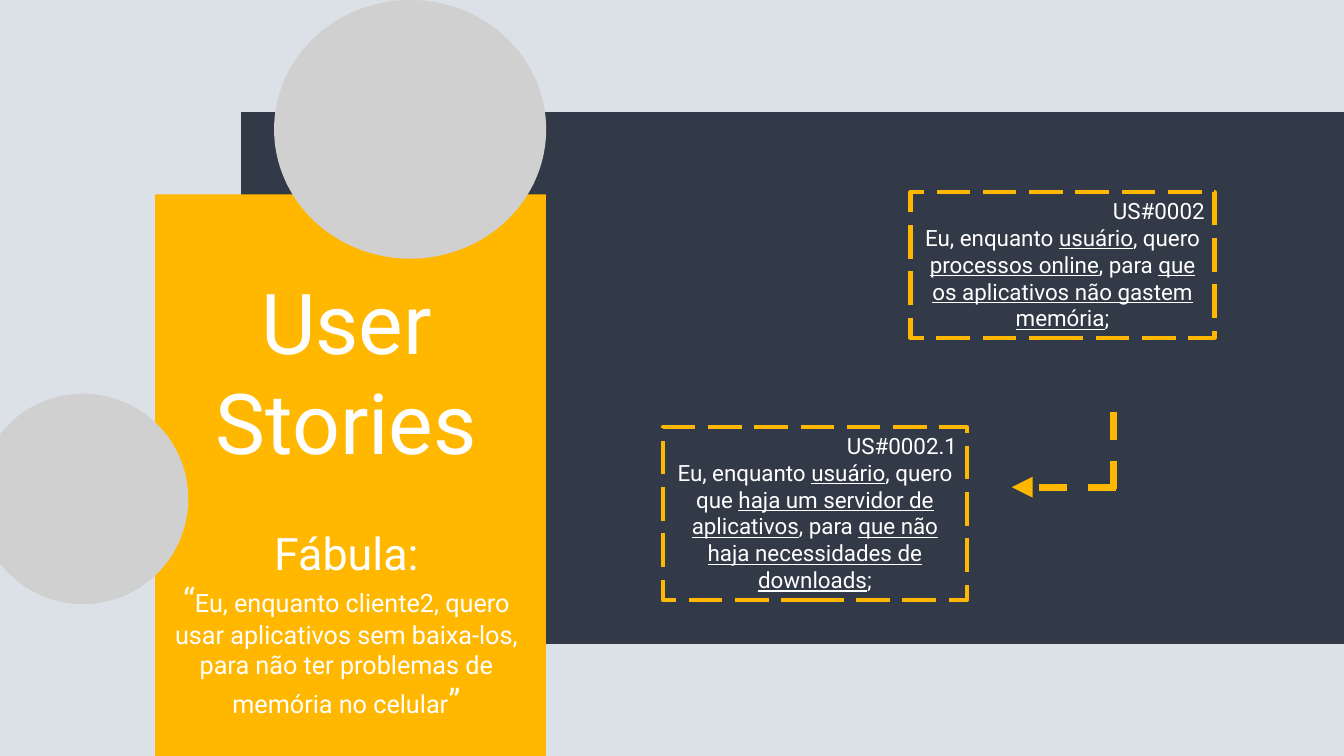
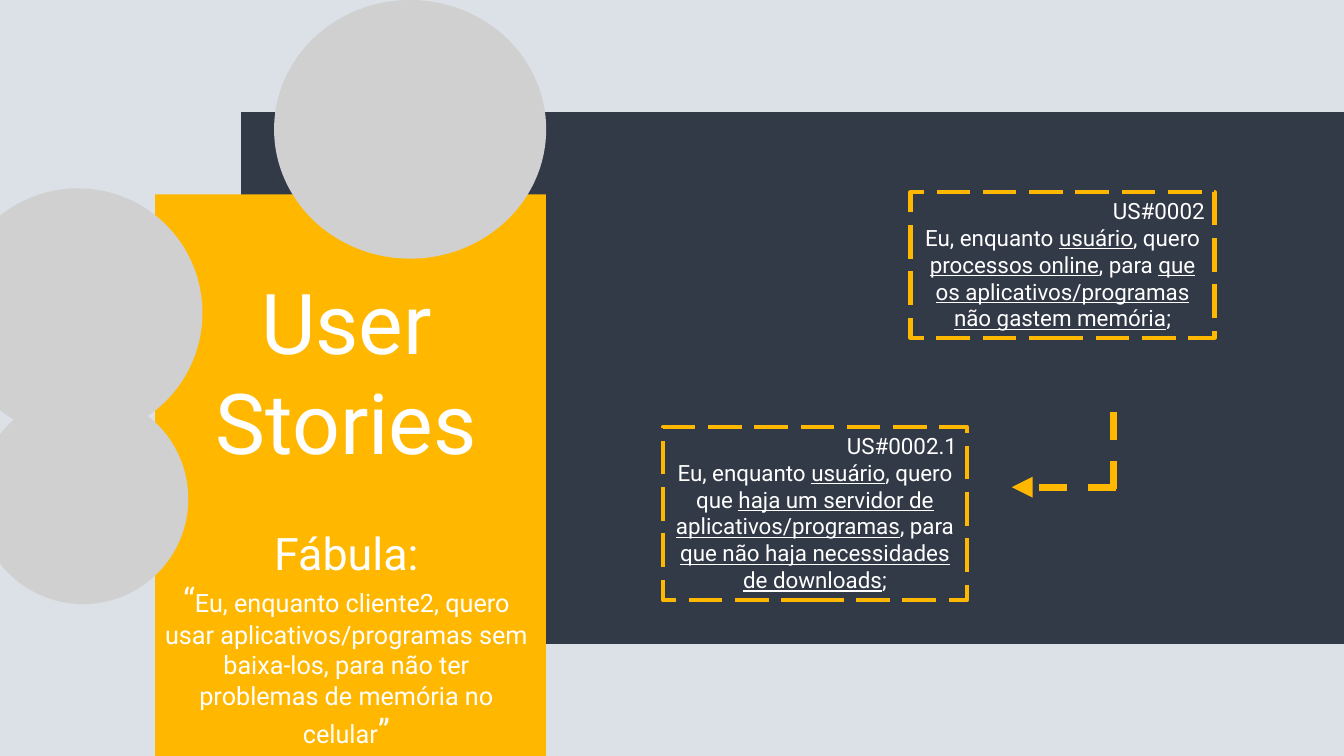
Before and after one commit to henrique-zigon/primeiro-repositorio, a slide deck: slide 4 of Analise_de_Sistemas/trabalho individual.pptx. Drawn at 1344x756 pixels with LibreOffice and Linux fonts; fonts in the diff are those of the drawing; grey boxes stand for pictures. Boxes give left, top, right and bottom in pixels: in the first picture for what was removed or moved away, otherwise in the second. Text is boxed around its words. In the diff, an @@ line names an element or a change of style, - is before the commit and + after.

```diff
--- a/Analise_de_Sistemas/trabalho individual.pptx
+++ b/Analise_de_Sistemas/trabalho individual.pptx
@@ picture added at <box>0,189,203,438</box> @@
@@ text in rectangle at <box>925,229,1200,331</box>: text changed @@
-Eu, enquanto usuário, quero processos online, para que os aplicativos não gastem memória;
+Eu, enquanto usuário, quero processos online, para que os aplicativos/programas não gastem memória;
@@ text in rectangle at <box>676,464,954,592</box>: text changed @@
-Eu, enquanto usuário, quero que haja um servidor de aplicativos, para que não haja necessidades de downloads;
+Eu, enquanto usuário, quero que haja um servidor de aplicativos/programas, para que não haja necessidades de downloads;
@@ text at <box>165,593,527,744</box>: text changed @@
-“Eu, enquanto cliente2, quero usar aplicativos sem baixa-los, para não ter problemas de memória no celular”
+“Eu, enquanto cliente2, quero usar aplicativos/programas sem baixa-los, para não ter problemas de memória no celular”
```
Also in this commit, not shown: 9 other slides changed, 20 slides added, 6 other files.
